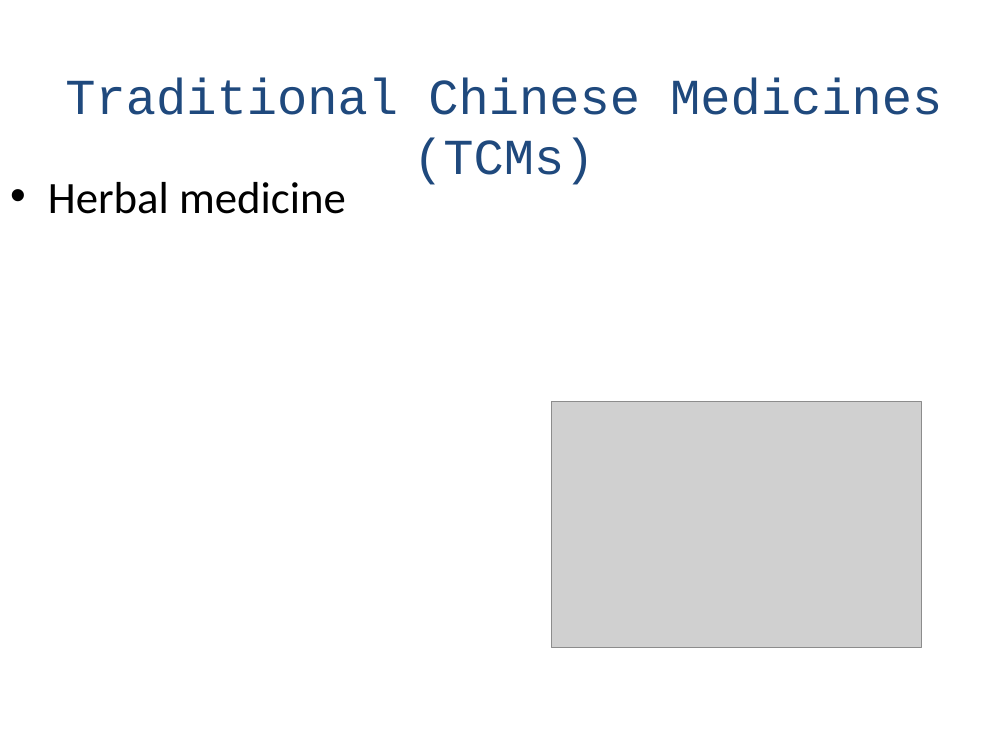
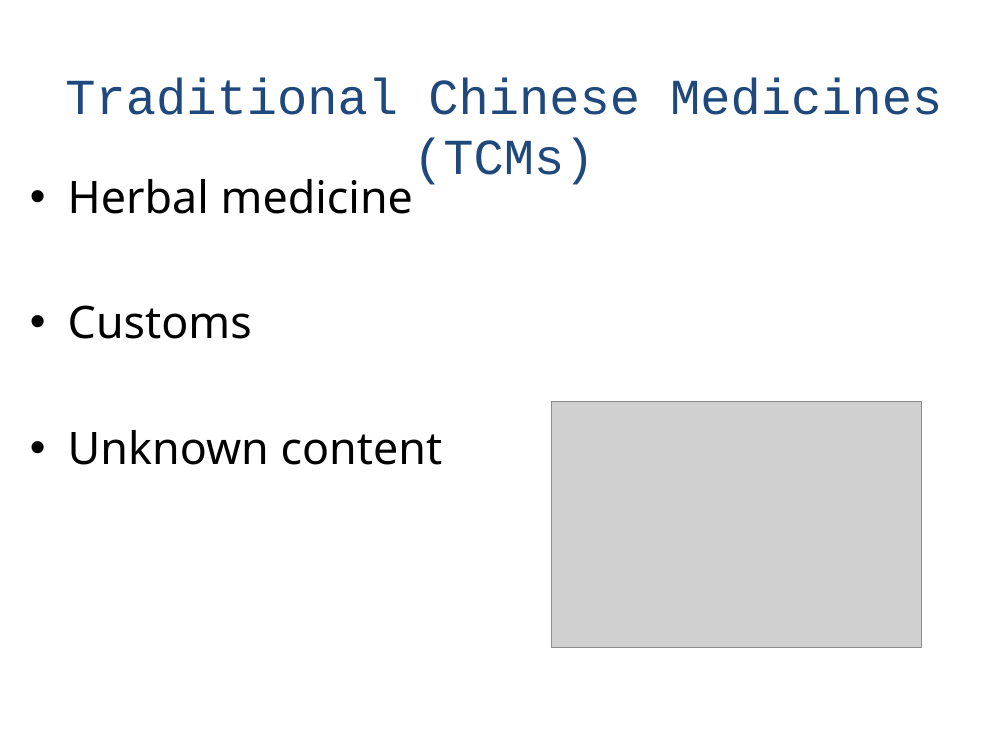
Before and after one commit to naturalis/HTS-barcode-checker, a slide deck: slide 3 of doc/Presentation.pptx. Drawn at 1008x756 pixels with LibreOffice and Linux fonts; fonts in the diff are those of the drawing; grey boxes stand for pictures. Boxes give left, top, right and bottom in pixels: in the first picture for what was removed or moved away, otherwise in the second. Text is boxed around its words. In the diff, an @@ line names an element or a change of style, - is before the commit and + after.

```diff
--- a/doc/Presentation.pptx
+++ b/doc/Presentation.pptx
@@ text "Herbal medicine": place and size @@
-text "Herbal medicine" at [48, 182, 346, 214]
+text "Herbal medicine" at [68, 179, 443, 465]
@@ text at [68, 179, 413, 214]: font Calibri to Noto Sans in "Herbal medicine" @@
@@ text at [68, 305, 443, 465]: paragraphs added @@
+• Customs
+• Unknown content
```
Also in this commit, not shown: 5 other slides changed, 2 slides added, 1 slide removed, 7 other files.
